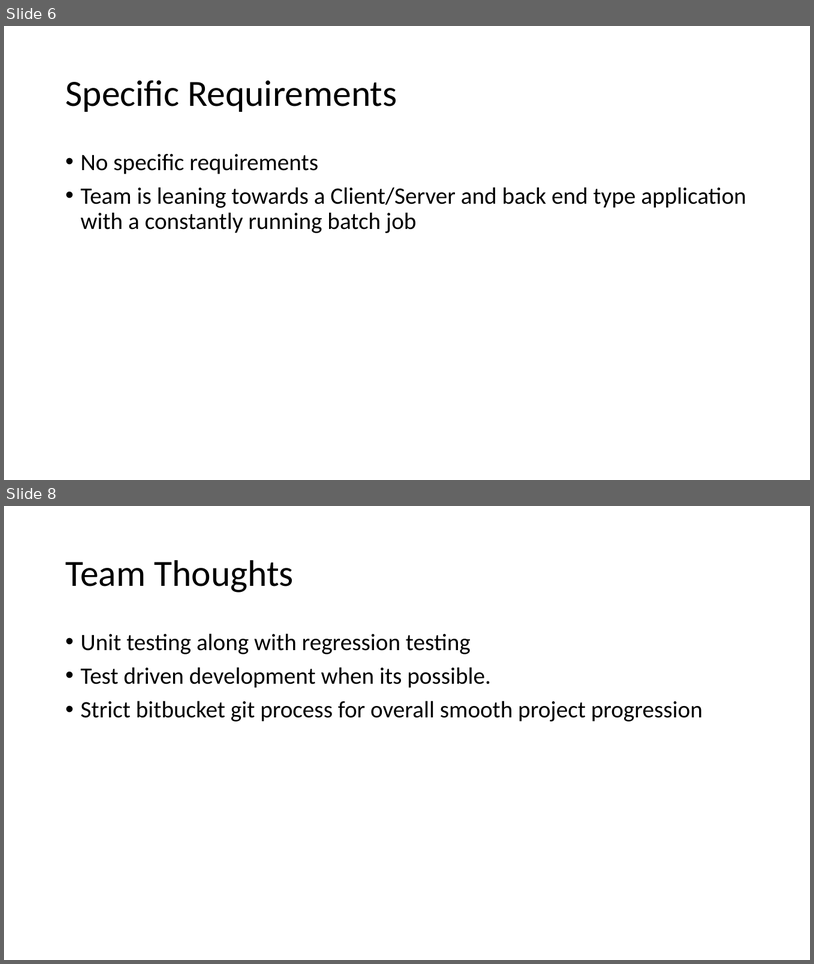
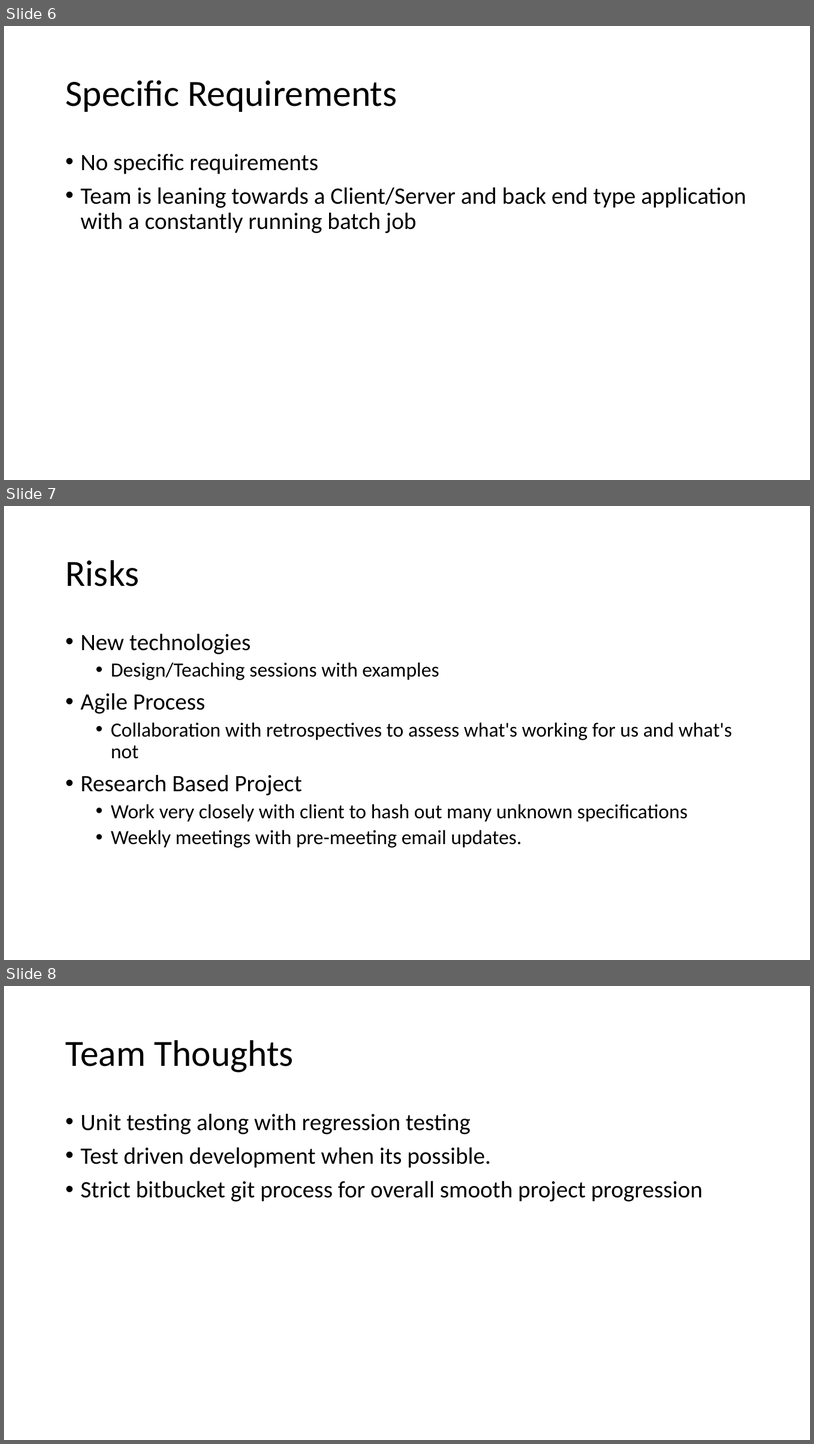
Before and after one commit to spesmit/hotspotter, a slide deck: Documentation/Presentations/Nates-Portion-Of-Presentation.pptx. Shown one above the other, each under a label of ours: slides 6 and 8 before the commit, slides 6, 7 and 8 after it; the slides between them are not shown. The pictures are 814x964 and 814x1444 pixels, drawn with LibreOffice and Linux fonts; fonts in the diff are those of the drawing. Boxes give left, top, right and bottom in pixels: in the first picture for what was removed or moved away, otherwise in the second. Text is boxed around its words. In the diff, an @@ line names an element or a change of style, - is before the commit and + after.

```diff
--- a/Documentation/Presentations/Nates-Portion-Of-Presentation.pptx
+++ b/Documentation/Presentations/Nates-Portion-Of-Presentation.pptx
@@ slide 7 added at (x1=4, y1=506, x2=810, y2=960), background #FFFFFF @@
@@ title added at (x1=65, y1=560, x2=139, y2=586), 44 pt, text #000000 @@
+Risks
@@ text added at (x1=81, y1=633, x2=732, y2=847), 24 pt, text #000000 @@
+• New technologies
+  • Design/Teaching sessions with examples
+• Agile Process
+  • Collaboration with retrospectives to assess what's working for us and what's not
+• Research Based Project
+  • Work very closely with client to hash out many unknown specifications
+  • Weekly meetings with pre-meeting email updates.
```
Also in this commit, not shown: 1 slide removed.
